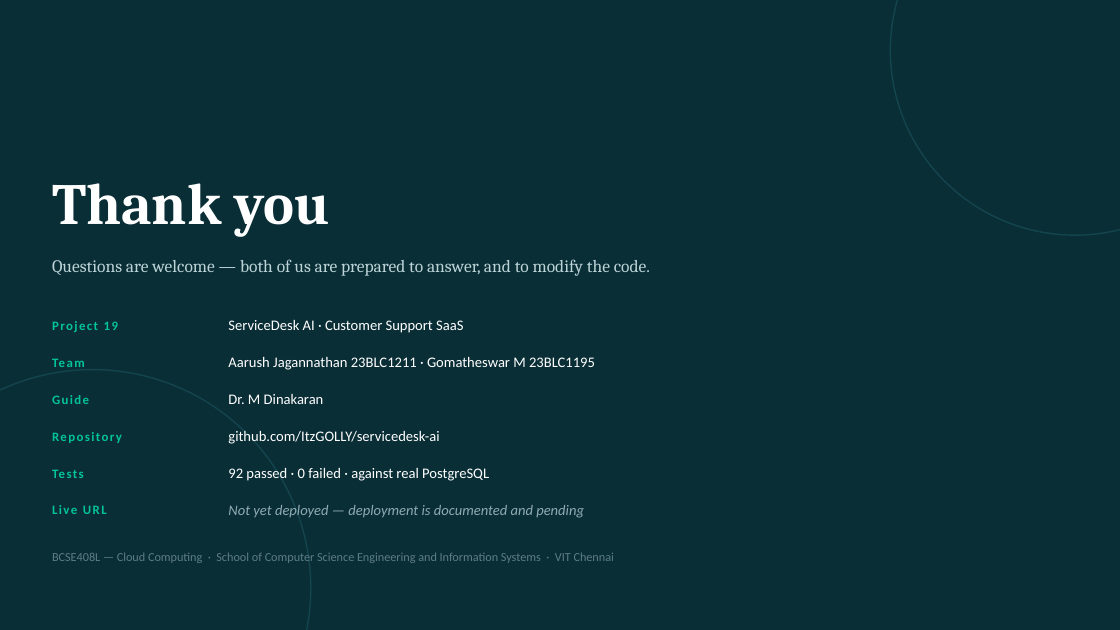
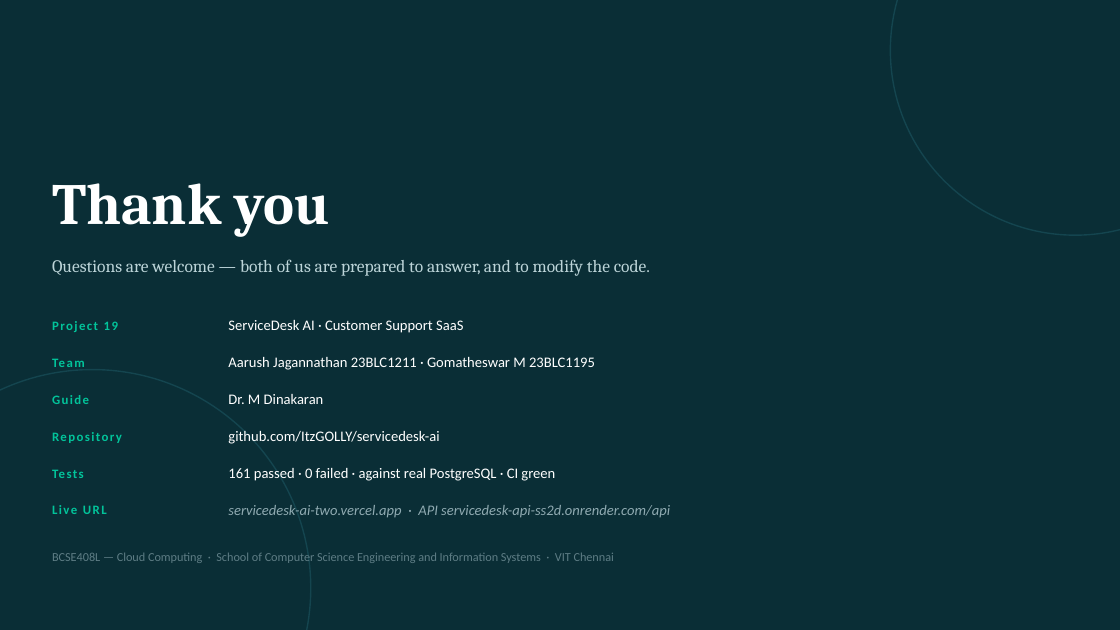
Before and after one commit to ItzGOLLY/servicedesk-ai, a slide deck: slide 12 of docs/ServiceDesk_AI_Final_Demo.pptx. Drawn at 1120x630 pixels with LibreOffice and Linux fonts; fonts in the diff are those of the drawing. Boxes give left, top, right and bottom in pixels: in the first picture for what was removed or moved away, otherwise in the second. Text is boxed around its words. In the diff, an @@ line names an element or a change of style, - is before the commit and + after.

```diff
--- a/docs/ServiceDesk_AI_Final_Demo.pptx
+++ b/docs/ServiceDesk_AI_Final_Demo.pptx
@@ text at [228,468,555,481]: text changed @@
-92 passed · 0 failed · against real PostgreSQL
+161 passed · 0 failed · against real PostgreSQL · CI green
@@ text at [228,505,670,518]: text changed @@
-Not yet deployed — deployment is documented and pending
+servicedesk-ai-two.vercel.app · API servicedesk-api-ss2d.onrender.com/api
```
Also in this commit, not shown: 11 other slides changed, 4 other files.
